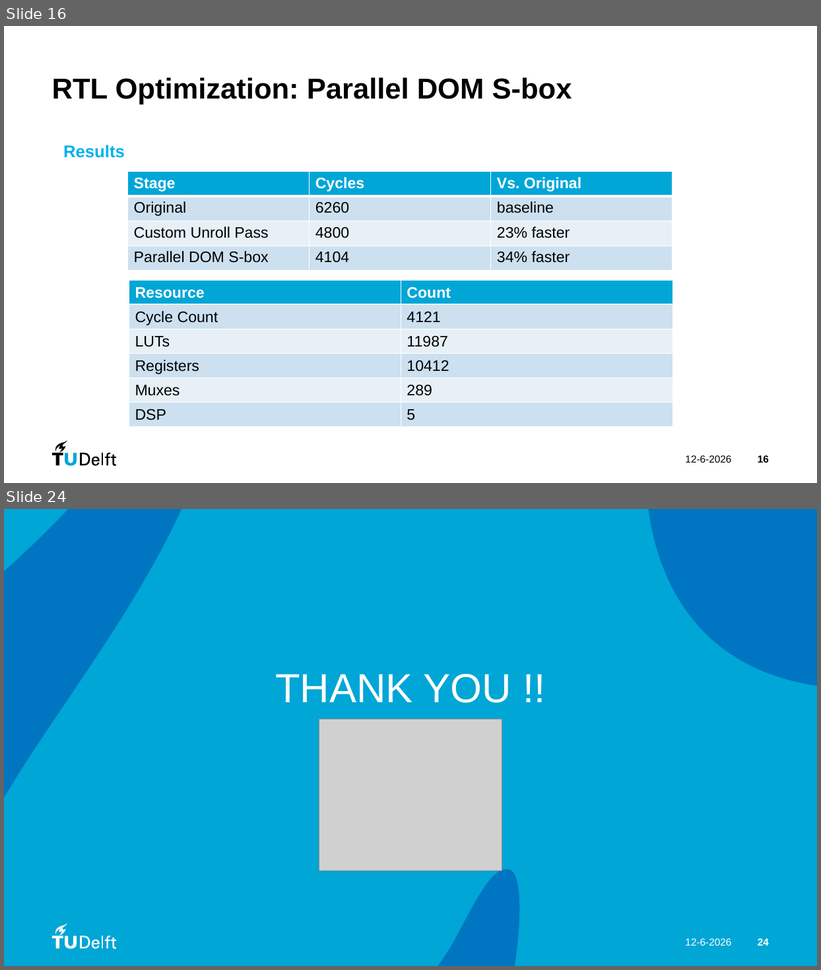
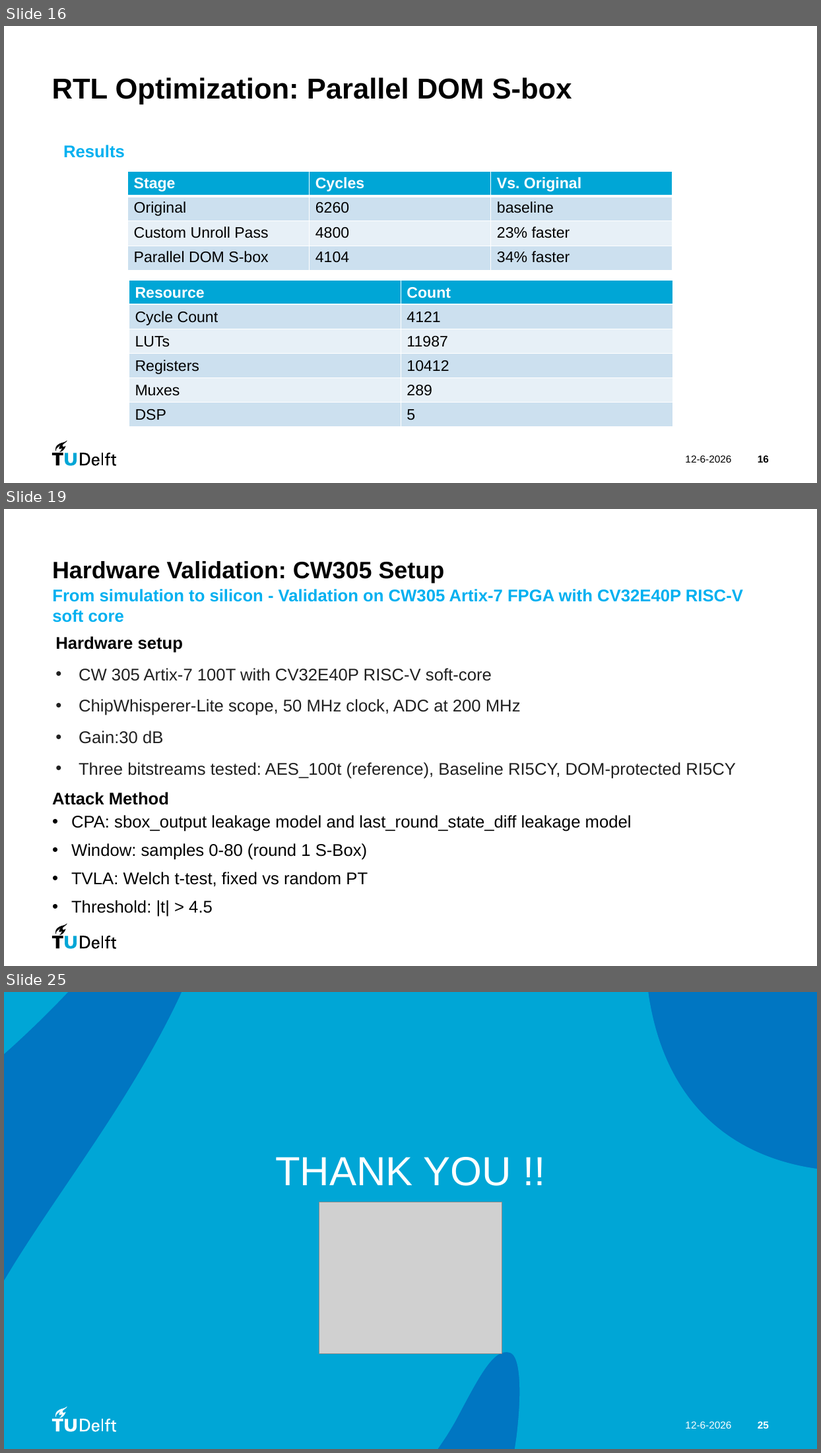
Before and after one commit to danieltyukov/tud-processor-design-project, a slide deck: PDP_group24.pptx. Shown one above the other, each under a label of ours: slides 16 and 24 before the commit, slides 16, 19 and 25 after it; the slides between them are not shown. The pictures are 821x970 and 821x1453 pixels, drawn with LibreOffice and Linux fonts; fonts in the diff are those of the drawing; grey boxes stand for pictures. Boxes give left, top, right and bottom in pixels: in the first picture for what was removed or moved away, otherwise in the second. Text is boxed around its words. In the diff, an @@ line names an element or a change of style, - is before the commit and + after.

```diff
--- a/PDP_group24.pptx
+++ b/PDP_group24.pptx
@@ slide 19 added at bbox=[4, 509, 817, 966], background #FFFFFF; not listed: 8 template elements that a slide beside it also shows @@
@@ title added at bbox=[52, 561, 445, 583], 28 pt, text #000000, bold @@
+Hardware Validation: CW305 Setup
@@ text added at bbox=[52, 589, 743, 623], 20 pt, text #00B0F0, bold @@
+From simulation to silicon - Validation on CW305 Artix-7 FPGA with CV32E40P RISC-V soft core
@@ text added at bbox=[55, 636, 736, 779], 20 pt, text #202020 @@
+Hardware setup
+• CW 305 Artix-7 100T with CV32E40P RISC-V soft-core
+• ChipWhisperer-Lite scope, 50 MHz clock, ADC at 200 MHz
+• Gain:30 dB
+• Three bitstreams tested: AES_100t (reference), Baseline RI5CY, DOM-protected RI5CY
@@ text added at bbox=[52, 792, 632, 917], 20 pt, text #000000 @@
+Attack Method
+• CPA: sbox_output leakage model and last_round_state_diff leakage model
+• Window: samples 0-80 (round 1 S-Box)
+• TVLA: Welch t-test, fixed vs random PT
+• Threshold: |t| > 4.5
@@ what was slide 24 is now slide 25 @@
@@ page number at bbox=[758, 1422, 769, 1429]: text changed @@
-24
+25
```
Also in this commit, not shown: 14 slides changed, 1 other slide added, 1 slide removed, 3 other files.
